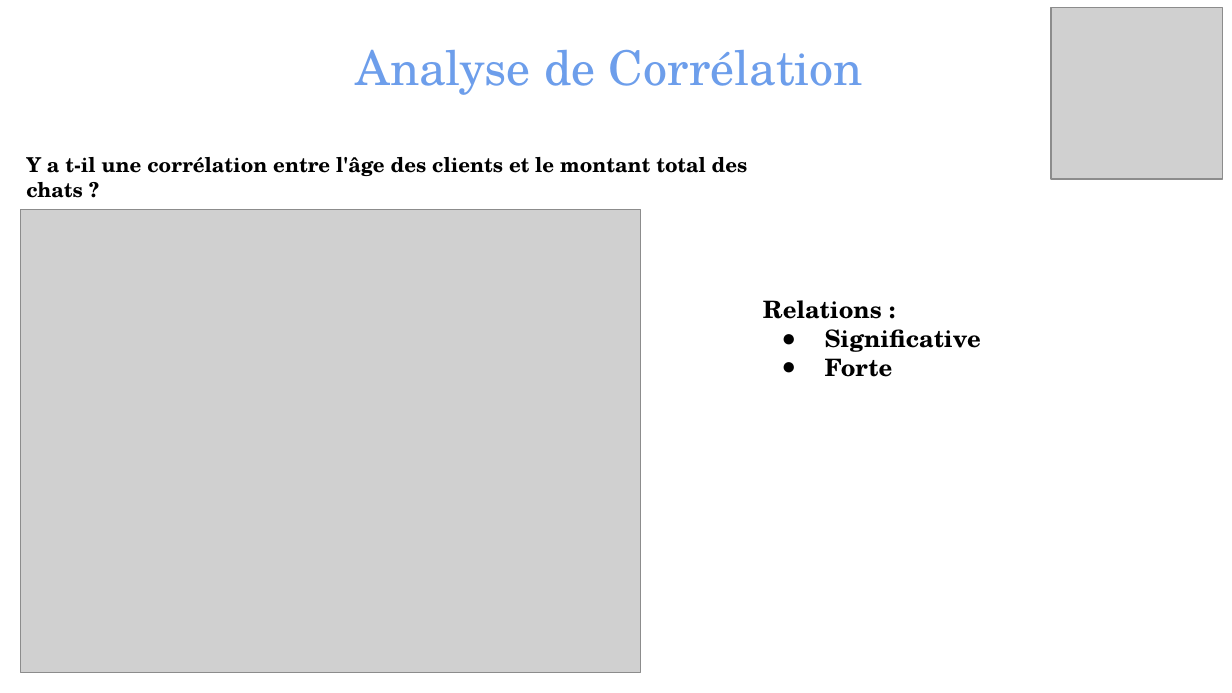
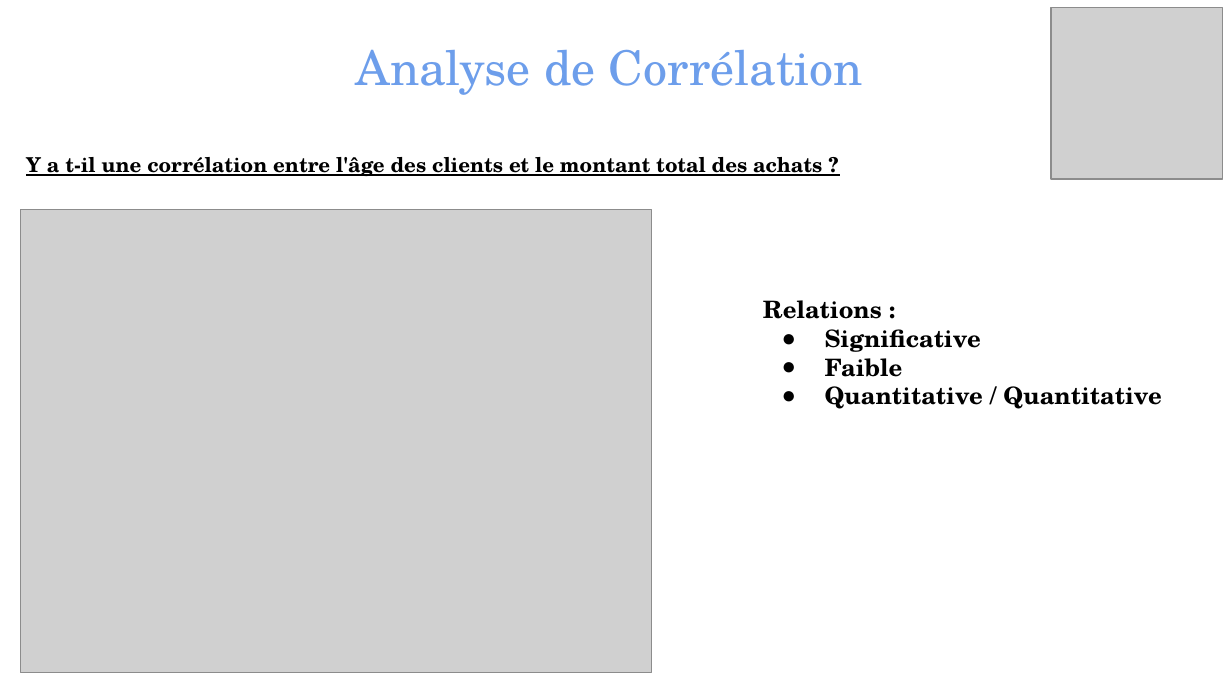
Before and after one commit to TheoChastrePradat/P4_Analyse_Vente, a slide deck: slide 28 of Livrables/Projet 4 - Soutenance _ Rester livres.pptx (slide 30 before the commit). Drawn at 1232x693 pixels with LibreOffice and Linux fonts; fonts in the diff are those of the drawing; grey boxes stand for pictures. Boxes give left, top, right and bottom in pixels: in the first picture for what was removed or moved away, otherwise in the second. Text is boxed around its words. In the diff, an @@ line names an element or a change of style, - is before the commit and + after.

```diff
--- a/Livrables/Projet 4 - Soutenance _ Rester livres.pptx
+++ b/Livrables/Projet 4 - Soutenance _ Rester livres.pptx
@@ text at (26,157,822,176): text changed @@
-Y a t-il une corrélation entre l'âge des clients et le montant total des chats ?
+Y a t-il une corrélation entre l'âge des clients et le montant total des achats ?
@@ picture: place and size @@
-picture at (21,209,641,673)
+picture at (21,209,652,673)
@@ text at (825,351,1161,409): text changed @@
-● Forte
+● Faible
+● Quantitative / Quantitative
```
Also in this commit, not shown: 10 other slides changed, 1 slide added, 1 slide removed, 2 other files.
